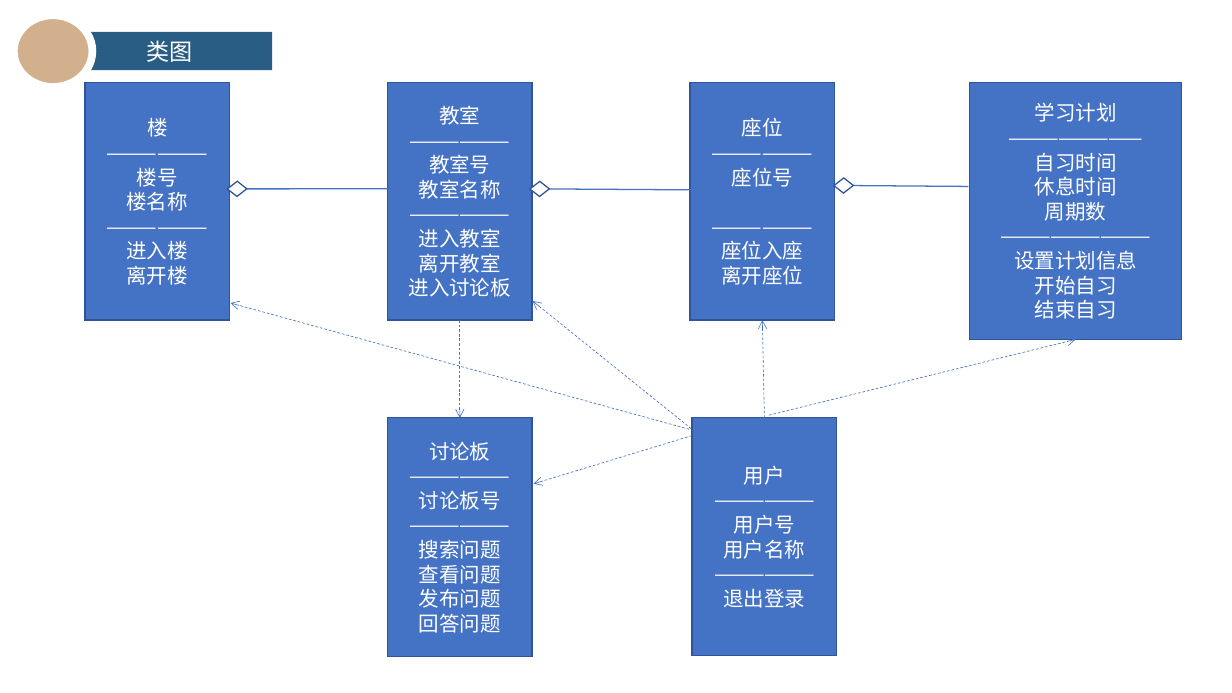
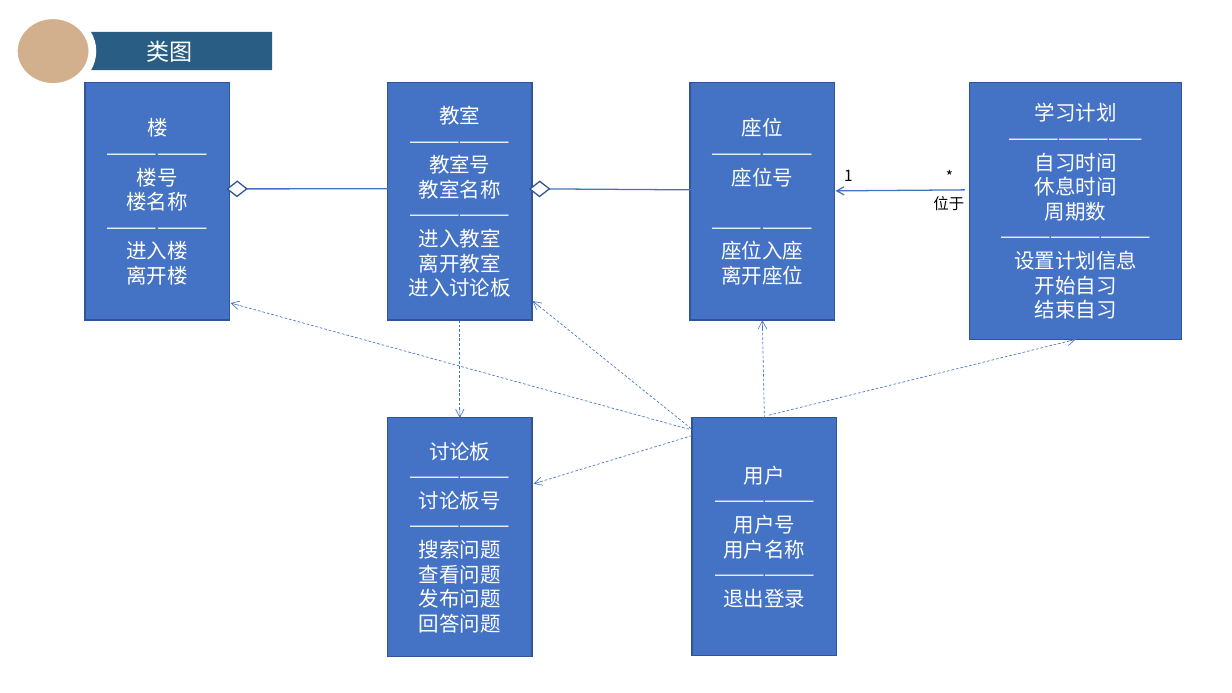
Before and after one commit to banzhijiangshan/SynStudy, a slide deck: slide 5 of Part2/SE2.pptx. Drawn at 1232x693 pixels with LibreOffice and Linux fonts; fonts in the diff are those of the drawing. Boxes give left, top, right and bottom in pixels: in the first picture for what was removed or moved away, otherwise in the second. Text is boxed around its words. In the diff, an @@ line names an element or a change of style, - is before the commit and + after.

```diff
--- a/Part2/SE2.pptx
+++ b/Part2/SE2.pptx
@@ parallelogram removed at bbox=[834, 176, 853, 195] @@
@@ text added at bbox=[844, 169, 853, 181], 12 pt, text #000000 @@
+1
@@ text added at bbox=[937, 163, 970, 190], 12 pt, text #000000 @@
+*
@@ line moved from (854, 186) - (969, 187) to (965, 189) - (836, 191) @@
@@ line (965, 189) - (836, 191): line to arrow @@
@@ text added at bbox=[933, 196, 964, 211], 12 pt, text #000000 @@
+位于
```
Also in this commit, not shown: 1 other file.
